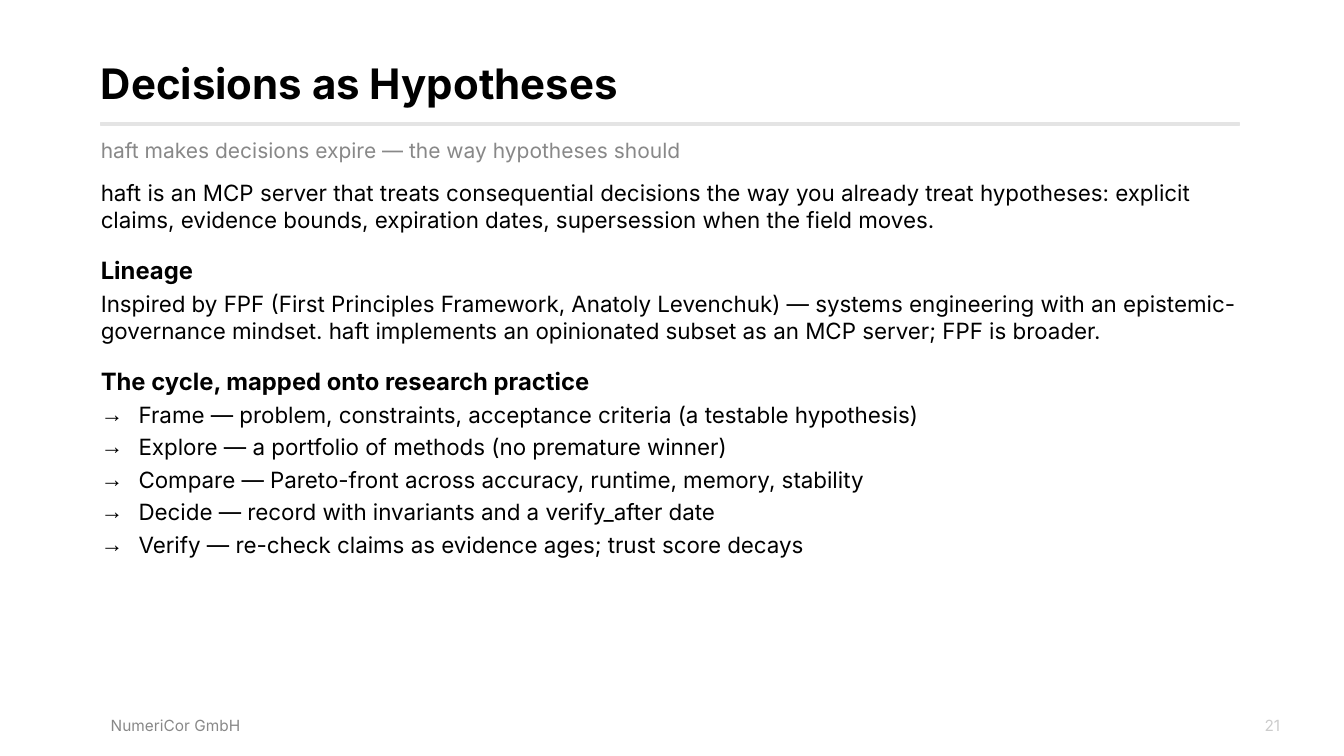
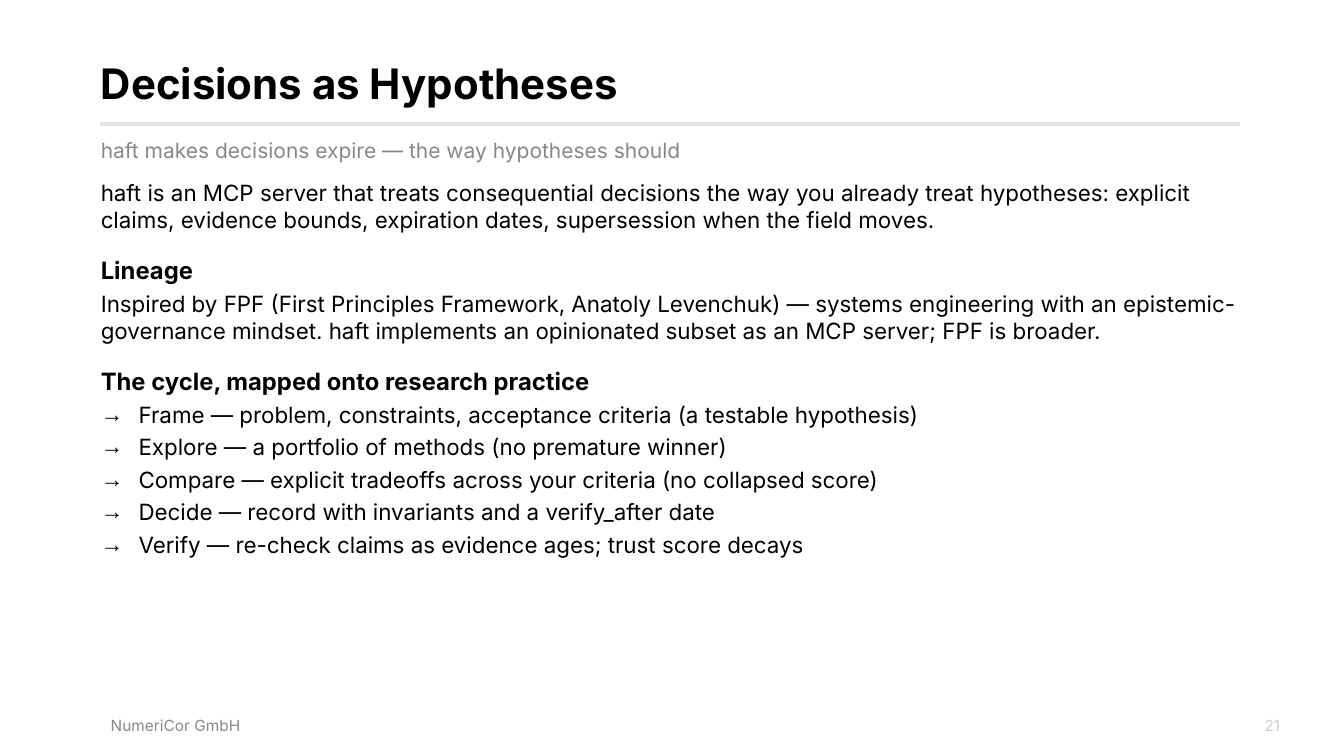
Before and after one commit to karabelaselias/claude-code-workshop-2026, a slide deck: slide 21 of claude_code_workshop_v2.pptx. Drawn at 1344x756 pixels with LibreOffice and Linux fonts; fonts in the diff are those of the drawing. Boxes give left, top, right and bottom in pixels: in the first picture for what was removed or moved away, otherwise in the second. Text is boxed around its words. In the diff, an @@ line names an element or a change of style, - is before the commit and + after.

```diff
--- a/claude_code_workshop_v2.pptx
+++ b/claude_code_workshop_v2.pptx
@@ text at <box>139,470,878,493</box>: text changed @@
-→ Compare — Pareto-front across accuracy, runtime, memory, stability
+→ Compare — explicit tradeoffs across your criteria (no collapsed score)
```
